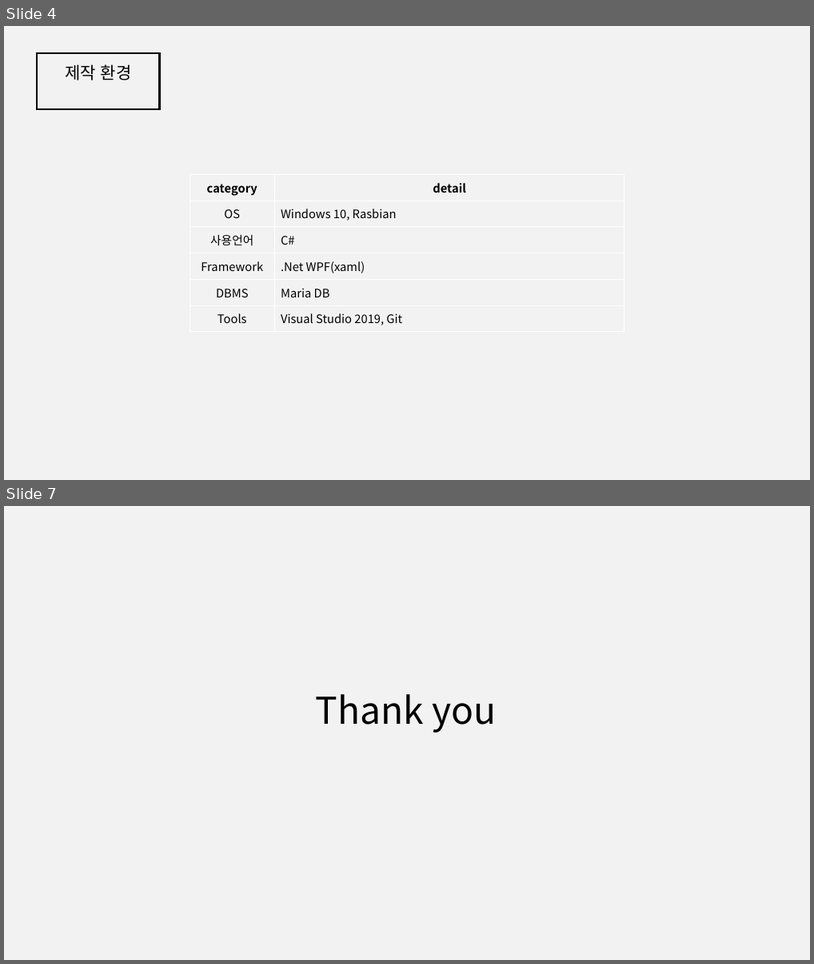
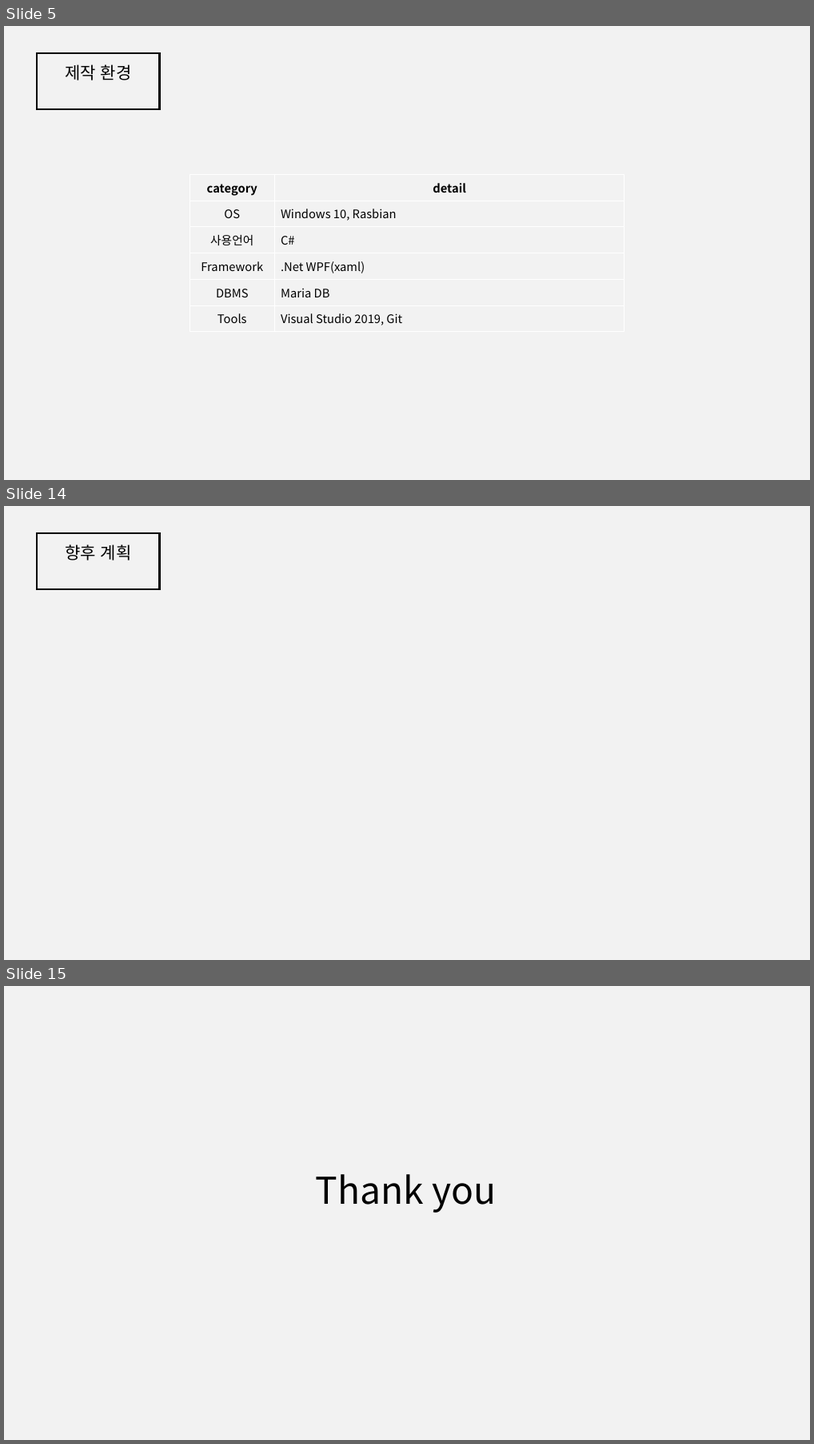
Before and after one commit to elien940318/capstone_POS_csharp, a slide deck: 21324104_2학기캡스톤.pptx. Shown one above the other, each under a label of ours: slides 4 and 7 before the commit, slides 5, 14 and 15 after it; the slides between them are not shown. The pictures are 814x964 and 814x1444 pixels, drawn with LibreOffice and Linux fonts; fonts in the diff are those of the drawing; background and template pictures are left out. Boxes give left, top, right and bottom in pixels: in the first picture for what was removed or moved away, otherwise in the second. Text is boxed around its words. In the diff, an @@ line names an element or a change of style, - is before the commit and + after.

```diff
--- a/21324104_2학기캡스톤.pptx
+++ b/21324104_2학기캡스톤.pptx
@@ slide 14 added at box(4, 506, 810, 960), background #F2F2F2 @@
@@ rectangle added at box(38, 533, 160, 589), outline #000000 2 pt @@
@@ text added at box(65, 544, 132, 560), 20 pt, text #000000 @@
+향후 계획
@@ what was slide 4 is now slide 5 @@
@@ what was slide 7 is now slide 15 @@
```
Also in this commit, not shown: 2 slides changed, 9 other slides added, 2 slides removed, 12 other files.
